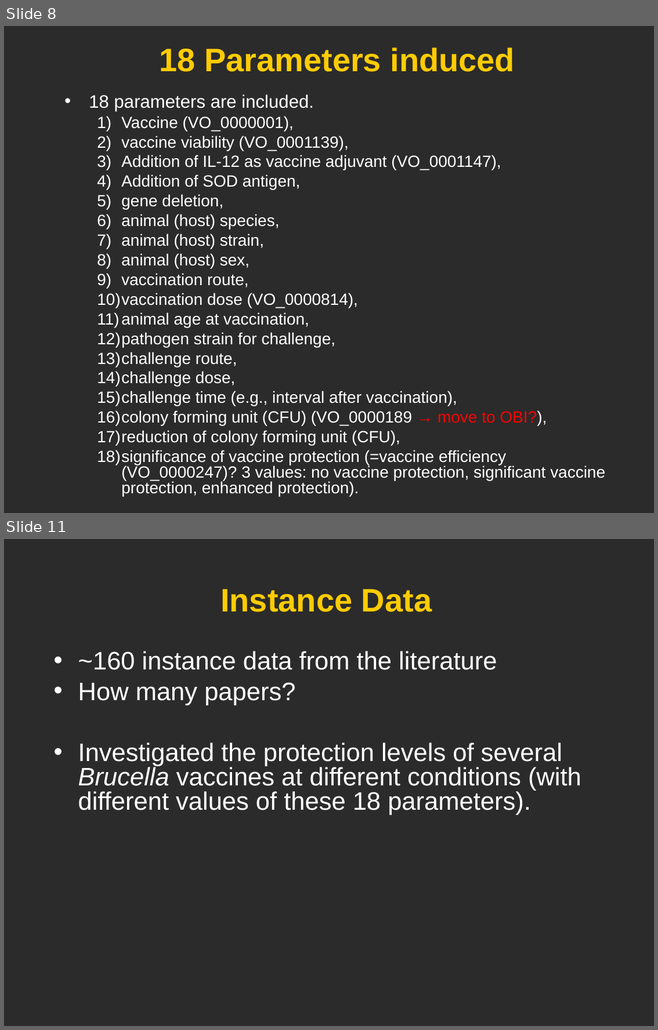
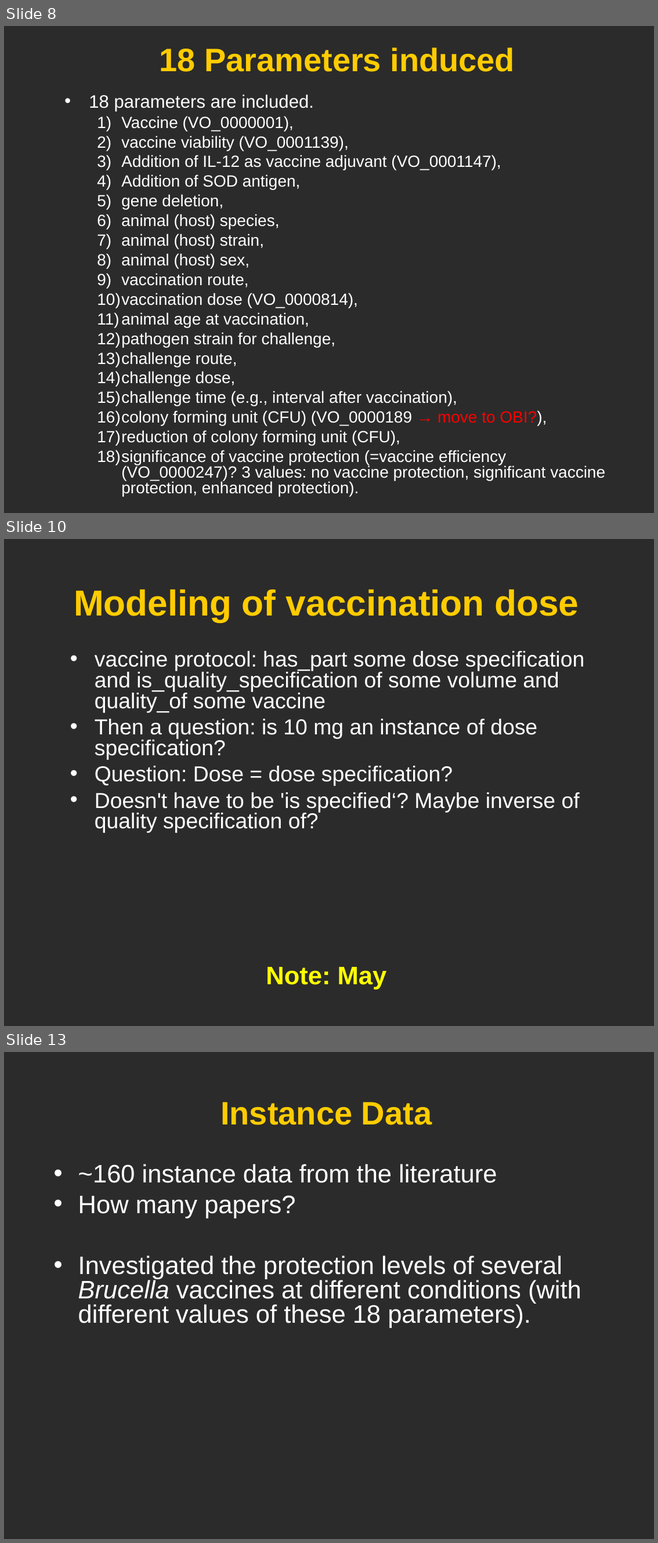
Before and after one commit to obi-ontology/obi-legacy-svn, a slide deck: trunk/docs/developer/use cases/Vaccine_usercase_Vancouver2010.ppt. Shown one above the other, each under a label of ours: slides 8 and 11 before the commit, slides 8, 10 and 13 after it; the slides between them are not shown. The pictures are 658x1030 and 658x1543 pixels, drawn with LibreOffice and Linux fonts; fonts in the diff are those of the drawing; background and template pictures are left out; a plain dark background stands for a picture behind light text. Boxes give left, top, right and bottom in pixels: in the first picture for what was removed or moved away, otherwise in the second. Text is boxed around its words. In the diff, an @@ line names an element or a change of style, - is before the commit and + after.

```diff
--- a/trunk/docs/developer/use cases/Vaccine_usercase_Vancouver2010.ppt
+++ b/trunk/docs/developer/use cases/Vaccine_usercase_Vancouver2010.ppt
@@ slide 10 added at (4, 539, 654, 1026), background picture (left out) @@
@@ title added at (74, 589, 578, 622), 40 pt, text #FFCC00, bold @@
+Modeling of vaccination dose
@@ text added at (94, 651, 584, 833), 24 pt, text #FFFFFF @@
+• vaccine protocol: has_part some dose specification and is_quality_specification of some volume and quality_of some vaccine
+• Then a question: is 10 mg an instance of dose specification?
+• Question: Dose = dose specification?
+• Doesn't have to be 'is specified‘? Maybe inverse of quality specification of?
@@ text added at (266, 967, 387, 990), 28 pt, text #FFFF00, bold @@
+Note: May
@@ what was slide 11 is now slide 13 @@
```
Also in this commit, not shown: 3 slides changed, 4 other slides added, 1 slide removed.
